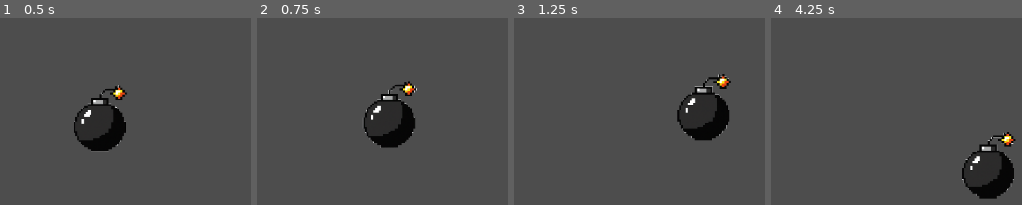
Above: before the commit, frames 1-4 (left to right).
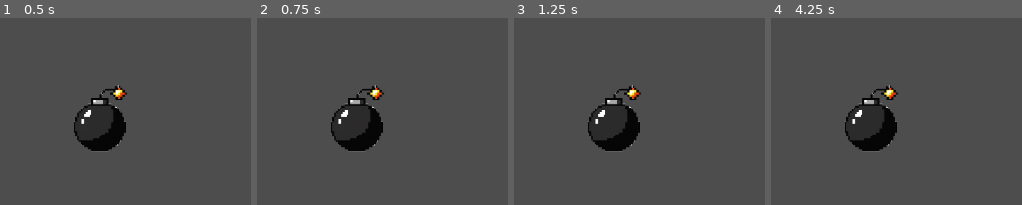
Above: after the commit, the same moments.

Repository: Tanish-Desai/Meteor-Shawaa
Game: Godot game, scene res://scenes/bomb.tscn
The game is run twice, just before and just after one commit, with the same random seed, the same clock (stepped at 60 frames per second) and the same inputs. This scene is started directly instead of the project's main scene.
Inputs (mouse positions are in pixels of both pictures, inside the frame that each line leads up to):
- Up to frame 1 (0.5 s): no input
- Up to frame 2 (0.75 s): tap Enter at 0.5 s; move the mouse to (outside the picture) at 0.52 s
- Up to frame 3 (1.25 s): no input
- Up to frame 4 (4.25 s): move the mouse to (outside the picture) at 1.27 s; move the mouse to (949, 27) at 2.02 s; move the mouse to (outside the picture) at 2.77 s; move the mouse to (outside the picture) at 3.52 s

Frame 1 is identical in both runs. In frame 2, 8.3% of the frame differs, in the area x 29-64%, y 33-72%; in frame 3, 9.7%; in frame 4, 9.8%, in the area x 29-98%, y 35-97%.

Commit message:
Calibrated bomb motion
- Normalized displacement vector between bomb_pos and mouse_pos
- Calibrated speed

Diff:
--- a/scripts/bomb.gd
+++ b/scripts/bomb.gd
@@ -1,14 +1,19 @@
 extends RigidBody2D
 
+var speed : float = 600
+var mouse_pos : Vector2
 
 # Called when the node enters the scene tree for the first time.
 func _ready() -> void:
 	gravity_scale = 0
 	position = get_viewport_rect().size / 2
+	mouse_pos = get_viewport().get_mouse_position()
+	var dir = (mouse_pos - position).normalized() # normalized() returns the unit vector in same direction
+	linear_velocity = dir * speed
 	pass # Replace with function body.
 
 
 # Called every frame. 'delta' is the elapsed time since the previous frame.
 func _process(delta: float) -> void:
-	linear_velocity = get_viewport().get_mouse_position() - position
+
 	pass
